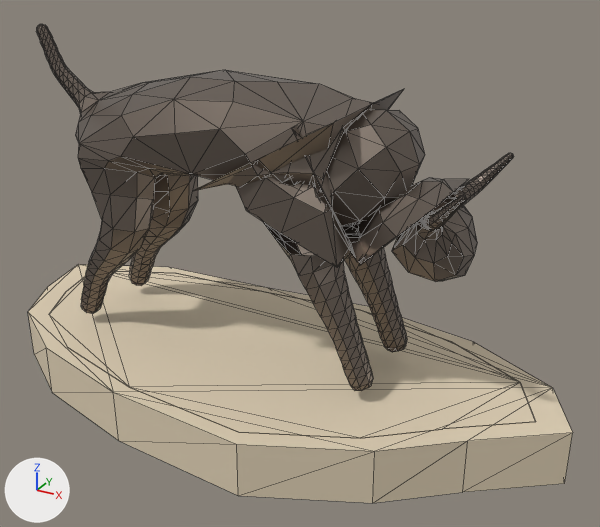
The glTF model assets/landmarks/spielberg_bull.glb: old version first, new version second.
One viewpoint serves both versions: a 50 mm lens placed at (11.9, -18.9, 14.0), pointed at (1.5, 0.1, 4.6). Every picture has the same lights, and +X, +Y and +Z are marked at lower left. The picture after the commit comes second. Mesh edges are drawn as thin lines. Where no turn or scale is listed for an object, it has been applied to the vertices. Vertices at exactly the same position are counted once.

Names of what the first picture shows: 'bull', 'plinth'.
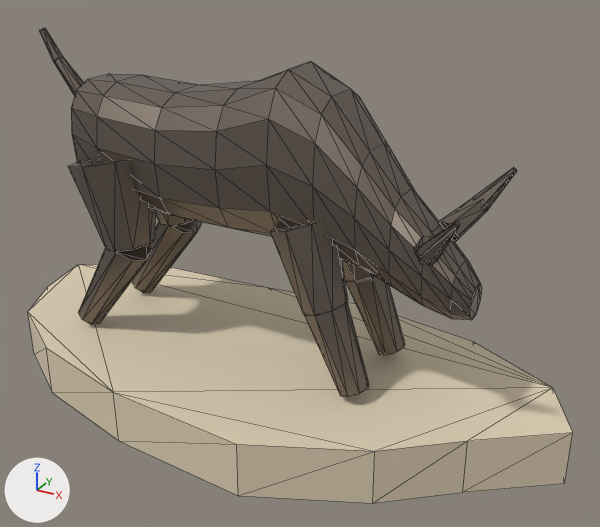
Pixel boxes (x1, y1, x2, y2) of what changed, in the pictures (600 x 527 px):
'bull', reshaped
    before: (36, 24, 514, 391)
    after: (40, 28, 517, 397)
part 1 of me_bull, rebuilt (30% shorter)
    before: (36, 24, 425, 391)
    after: (71, 62, 481, 320)
part 2 of me_bull, deleted
    before: (392, 153, 514, 282)
part 3 of me_bull, reshaped
    before: (358, 177, 469, 265)
    after: (270, 167, 517, 397)
part 4 of me_bull, added
    after: (40, 28, 201, 324)
part 5 of me_plinth, deleted (beige)
    before: (49, 271, 536, 438)

The change in detail:
me_bull is used by ob_bull; location (0.0, 0.0, 0.0).
me_bull had 1167 vertices, 2314 faces and spanned x -7.48..6.73, y -2.11..2.11, z 1.92..10.6.
me_bull now has 366 vertices, 676 faces and spans x -7.39..6.77, y -2.42..2.42, z 1.67..10.49.
me_bull part 1: the loose piece of 817 vertices spanning x -7.48..4.91, y -2.11..2.11, z 1.92..10.6 is rebuilt with 168 vertices and now spans x -5.78..6.63, y -1.78..1.78, z 4.17..10.15.
me_bull part 2: the loose piece of 324 vertices spanning x 4.49..6.73, y -1.96..1.96, z 5.01..8.07 is deleted.
Part 3, on me_bull:
26 vertices are removed from x 3.45..5.83, y -1.21..1.21, z 5.54..7.67.
48 faces are deleted.
112 vertices are added at x 1.37..6.77, y -2.36..2.36, z 1.73..7.59.
192 new faces join them.
Part 4, on me_bull:
86 vertices are added at x -7.39..-2.74, y -2.42..2.42, z 1.67..10.49.
152 new faces join them.
me_plinth is used by ob_plinth; location (0.0, 0.0, 0.0).
me_plinth had 56 vertices, 80 faces and spanned x -9.0..9.4, y -4.5..4.0, z 0.0..1.6.
me_plinth now has 28 vertices, 40 faces and spans x -9.0..9.4, y -4.5..4.0, z 0.0..1.6.
me_plinth part 5: the loose piece of 28 vertices spanning x -8.1..8.5, y -4.1..3.6, z 1.6 is deleted.
